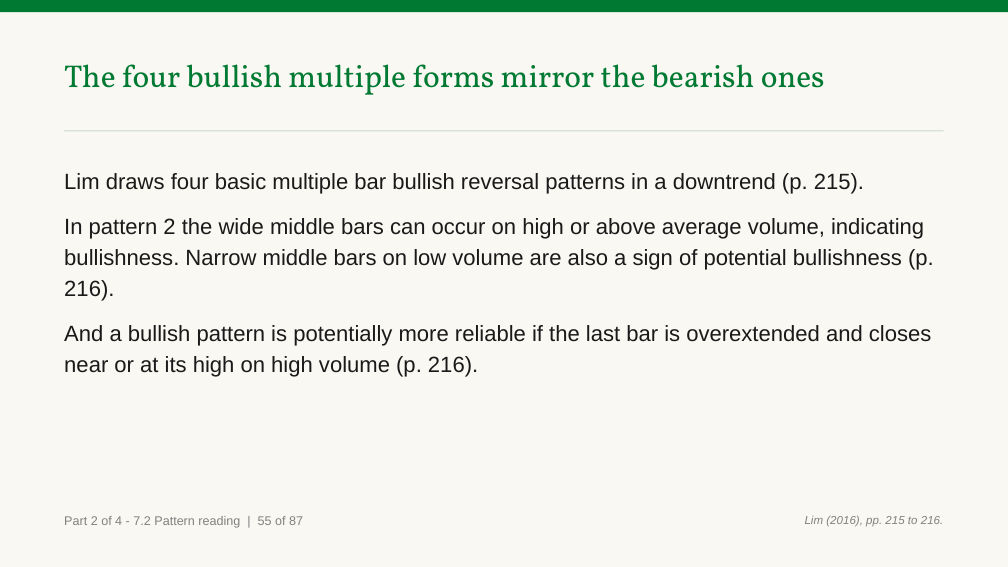
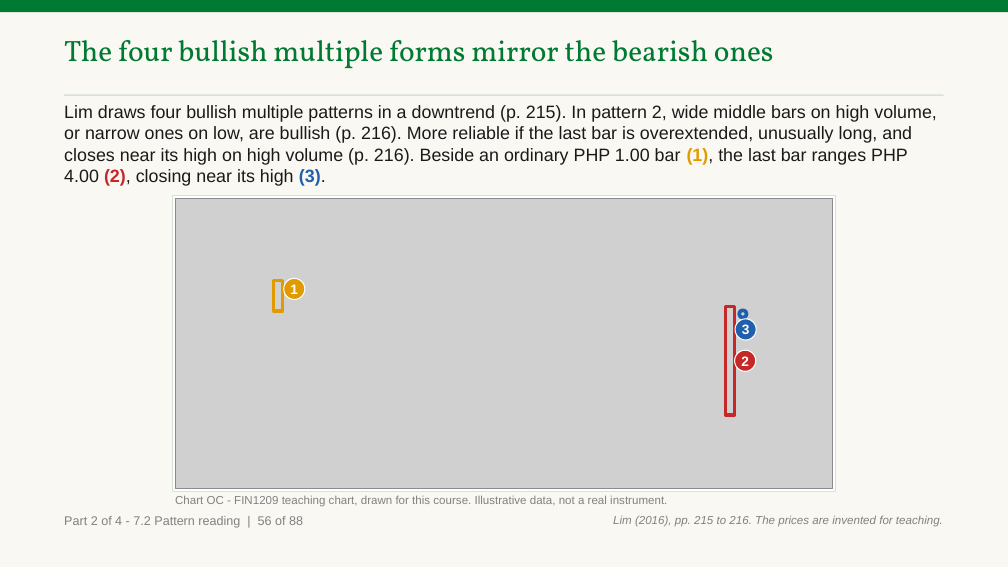
Before and after one commit to benjiesotelo-sudo/Telos_FIN1209, a slide deck: slide 104 of chapter-07/FIN1209-Chapter-07.pptx (slide 103 before the commit). Drawn at 1008x567 pixels with LibreOffice and Linux fonts; fonts in the diff are those of the drawing; grey boxes stand for pictures. Boxes give left, top, right and bottom in pixels: in the first picture for what was removed or moved away, otherwise in the second. Text is boxed around its words. In the diff, an @@ line names an element or a change of style, - is before the commit and + after.

Commit message:
Chapter 7: define overextended bar (slides 52, 66, 75, 76, 85, 94, 104) (#53)
* Chapter 7: define overextended as an unusually long bar, enlarge the examples that claim it

* Chapter 7: Bollinger wording on slide 52, size contrast named on slides 85, 94 and 104

* Chapter 7: draw the ordinary and overextended last bar on slides 85, 94 and 104

```diff
--- a/chapter-07/FIN1209-Chapter-07.pptx
+++ b/chapter-07/FIN1209-Chapter-07.pptx
@@ text "The four bullish multiple forms ..." moved from (x1=64, y1=64, x2=825, y2=95) to (x1=64, y1=40, x2=774, y2=69) @@
@@ text "The four bullish multiple forms ..." at (x1=64, y1=40, x2=774, y2=69): size 30 to 28 pt; line spacing 1.05 to 1 @@
@@ rectangle moved from (x1=64, y1=130, x2=944, y2=132) to (x1=64, y1=95, x2=944, y2=96) @@
@@ text at (x1=64, y1=105, x2=937, y2=186): text changed; size 21 to 17 pt @@
-Lim draws four basic multiple bar bullish reversal patterns in a downtrend (p. 215).
-In pattern 2 the wide middle bars can occur on high or above average volume, indicating bullishness. Narrow middle bars on low volume are also a sign of potential bullishness (p. 216).
-And a bullish pattern is potentially more reliable if the last bar is overextended and closes near or at its high on high volume (p. 216).
+Lim draws four bullish multiple patterns in a downtrend (p. 215). In pattern 2, wide middle bars on high volume, or narrow ones on low, are bullish (p. 216). More reliable if the last bar is overextended, unusually long, and closes near its high on high volume (p. 216). Beside an ordinary PHP 1.00 bar (1), the last bar ranges PHP 4.00 (2), closing near its high (3).
@@ rectangle added at (x1=172, y1=195, x2=836, y2=492), fill #FFFFFF, outline #D7E0D9 1 pt @@
@@ picture added at (x1=175, y1=198, x2=833, y2=488) @@
@@ rectangle added at (x1=274, y1=281, x2=283, y2=311), outline #E09B00 3.5 pt @@
@@ ellipse added at (x1=284, y1=278, x2=305, y2=299), fill #E09B00, outline #FFFFFF 1 pt, 13 pt, text #FFFFFF, bold @@
+1
@@ rectangle added at (x1=726, y1=306, x2=735, y2=415), outline #C62828 3.5 pt @@
@@ ellipse added at (x1=735, y1=319, x2=756, y2=340), fill #1F5FAD, outline #FFFFFF 1 pt, 13 pt, text #FFFFFF, bold @@
+3
@@ ellipse added at (x1=740, y1=310, x2=747, y2=318), outline #1F5FAD 3.5 pt @@
@@ ellipse added at (x1=735, y1=350, x2=756, y2=371), fill #C62828, outline #FFFFFF 1 pt, 13 pt, text #FFFFFF, bold @@
+2
@@ text added at (x1=175, y1=495, x2=667, y2=506), 11 pt, text #818181 @@
+Chart OC - FIN1209 teaching chart, drawn for this course. Illustrative data, not a real instrument.
@@ text at (x1=64, y1=516, x2=303, y2=528): text changed @@
-Part 2 of 4 - 7.2 Pattern reading | 55 of 87
+Part 2 of 4 - 7.2 Pattern reading | 56 of 88
@@ text at (x1=613, y1=515, x2=943, y2=527): text changed @@
-Lim (2016), pp. 215 to 216.
+Lim (2016), pp. 215 to 216. The prices are invented for teaching.
```
Also in this commit, not shown: 86 other slides changed, 1 slide added, 2 other files.
